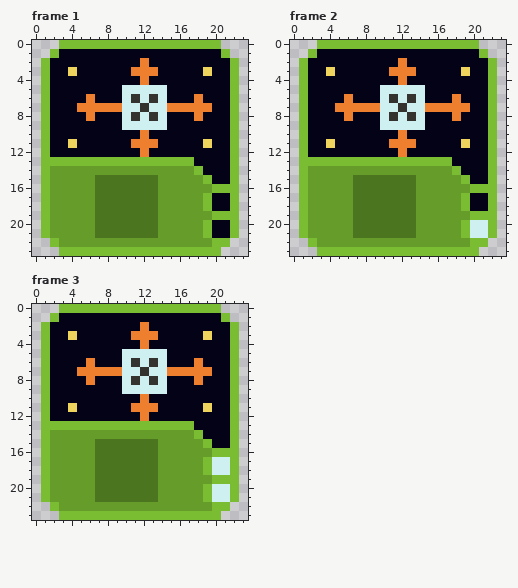
Two versions of one pixel-art file, Art/Textures/Tiles/GreenTiles/scatter_router.aseprite. Above: the version before the commit.
24x24 pixels, 3 frames. Shown: frame 1, frame 2, frame 3.
The same view after the edit:
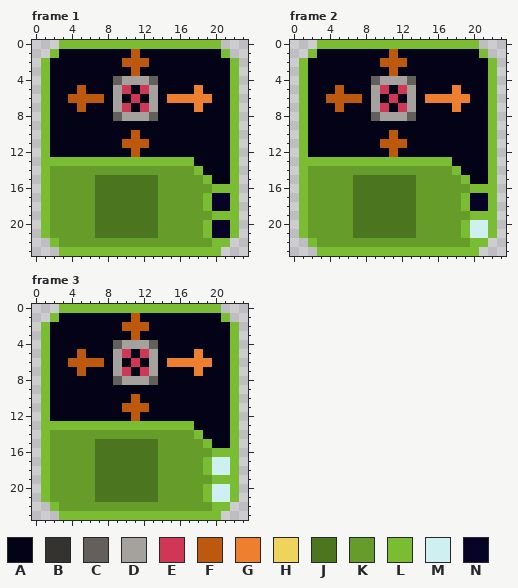
Palette (. is transparent): A #040217  B #343330  C #63605c  D #a5a29d  E #d03656  F #bd580f  G #ee7f2f  H #eed35d  J #4c7520  K #659c2a  L #7abd33  M #cef0f1  N #070326
Diff:
Changed rows in their new state; - is an unchanged pixel.
Frame 1:
first column x 4:
 1 -------F--------
 2 ------FFF-------
 3 A------FAA-----A
 4 -----CDDDC------
 5 -F---DEAEDA---G-
 6 FFFF-DAEADAGGG-G
 7 -FAAADEAEDAAAA-A
 8 --A--CDDDCA---A-
 9 ------AAAAA-----
10 -------FA-------
11 A-----FFFA-----A
12 -------FA-------
first column x 20:
17 NN
18 NN
20 NN
21 NN
Frame 2:
first column x 4:
 1 -------F--------
 2 ------FFF-------
 3 A------FAA-----A
 4 -----CDDDC------
 5 -F---DEAEDA---G-
 6 FFFF-DAEADAGGG-G
 7 -FAAADEAEDAAAA-A
 8 --A--CDDDCA---A-
 9 ------AAAAA-----
10 -------FA-------
11 A-----FFFA-----A
12 -------FA-------
first column x 20:
17 NN
18 NN
Frame 3:
first column x 4:
 1 -------F--------
 2 ------FFF-------
 3 A------FAA-----A
 4 -----CDDDC------
 5 -F---DEAEDA---G-
 6 FFFF-DAEADAGGG-G
 7 -FAAADEAEDAAAA-A
 8 --A--CDDDCA---A-
 9 ------AAAAA-----
10 -------FA-------
11 A-----FFFA-----A
12 -------FA-------
Boxes around the changes in both pictures, in picture pixels (x1, y1, x2, y2):
changed: (68, 49, 212, 157)
changed: (212, 193, 230, 238)
changed: (326, 49, 470, 157)
changed: (470, 193, 488, 211)
changed: (68, 313, 212, 421)
